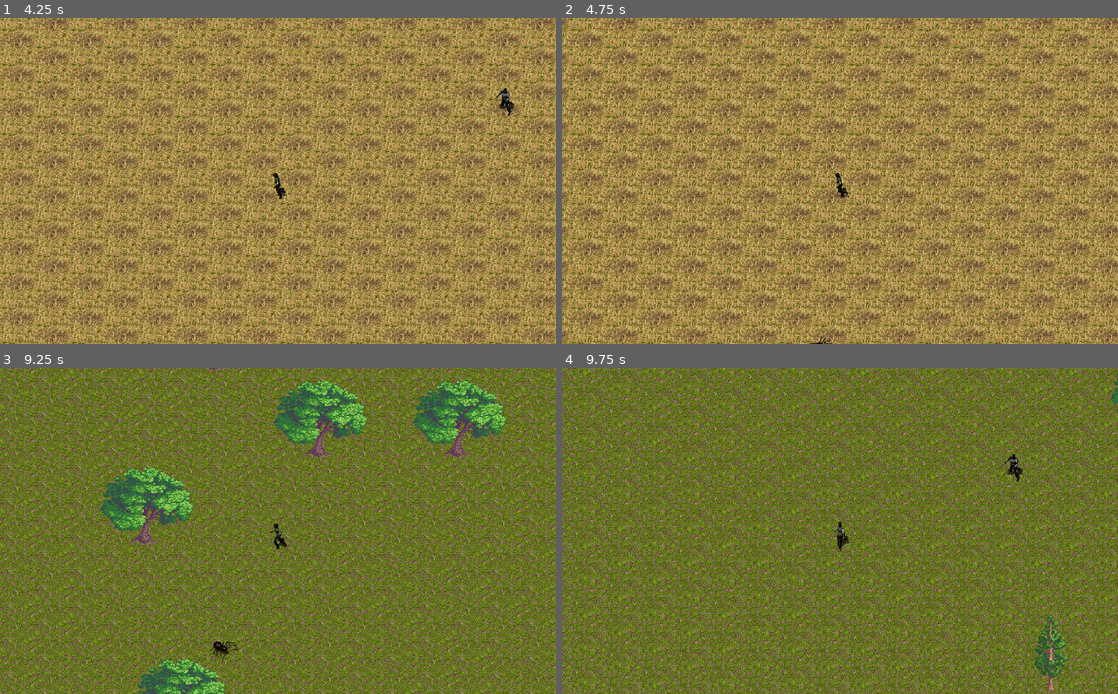
Above: before the commit, frames 1-4 (two rows, left to right).
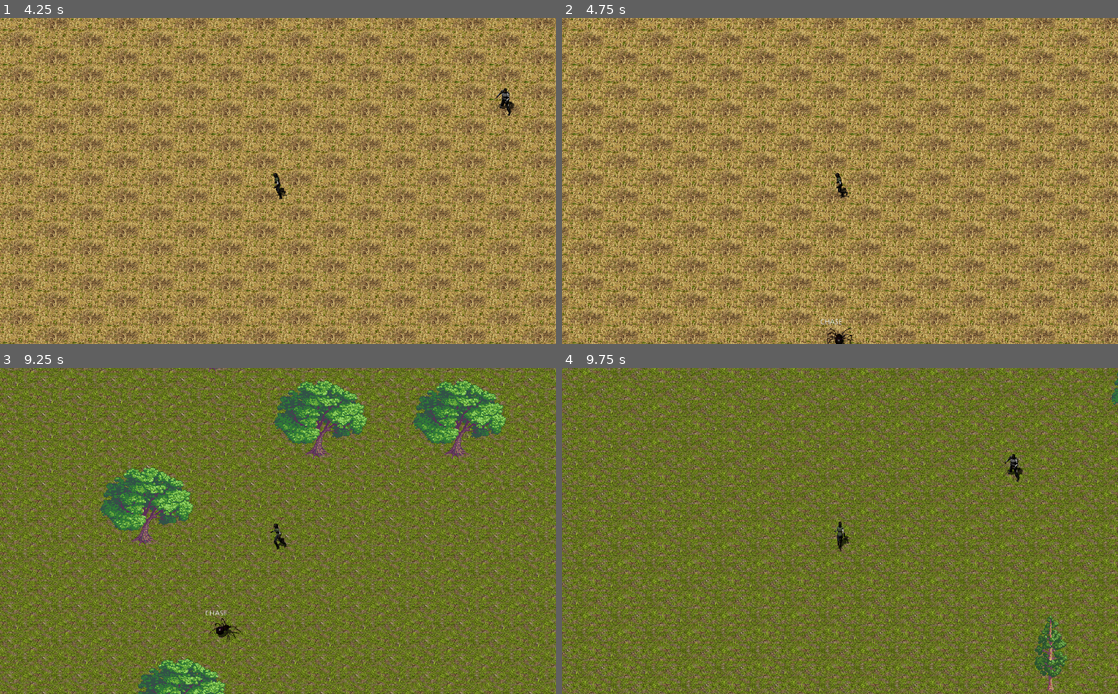
Above: after the commit, the same moments.

Repository: b-irsigler/komtur
Game: Godot game, scene res://WorldGenerator.tscn
Two runs of this game, one before a commit and one after it. Both use one fixed random seed, a clock stepped at 60 frames per second and the inputs below.
Inputs (mouse positions are in pixels of both pictures, inside the frame that each line leads up to):
- Up to frame 1 (4.25 s): tap Enter at 0.5 s; move the mouse to (400, 164) at 0.52 s; hold Right (move_right) 0.53-1.28 s; hold N (new_world) 0.53-1.28 s; click (400, 164) at 0.77 s; move the mouse to (166, 197) at 1.27 s; hold Down (move_down) 1.28-2.03 s; tap R (run) at 1.35, 2.85 s; click (166, 197) at 1.52 s; move the mouse to (333, 109) at 2.02 s; hold Right (move_right) 2.03-2.78 s; hold N (new_world) 2.03-2.78 s; move the mouse to (250, 246) at 2.77 s; hold Up (move_up) 2.78-3.53 s; click (250, 246) at 3.02 s; move the mouse to (444, 229) at 3.52 s; hold Left (move_left) from 3.53 s (still down); hold N (new_world) from 3.53 s (still down); click (444, 229) at 3.77 s
- Up to frame 2 (4.75 s): keep holding Left (move_left); move the mouse to (673, 132) at 4.27 s; release N (new_world) at 4.28 s; tap R (run) at 4.35 s; click (673, 132) at 4.52 s
- Up to frame 3 (9.25 s): move the mouse to (305, 531) at 5.02 s; release Left (move_left) at 5.03 s; hold Down (move_down) 5.03-5.78 s; hold N (new_world) 5.03-5.78 s; move the mouse to (194, 449) at 5.77 s; hold Right (move_right) 5.78-6.53 s; tap R (run) at 5.85, 7.35, 8.85 s; click (194, 449) at 6.02 s; move the mouse to (400, 514) at 6.52 s; hold Up (move_up) 6.53-7.28 s; hold N (new_world) 6.53-7.28 s; click (400, 514) at 6.77 s; move the mouse to (166, 547) at 7.27 s; hold Right (move_right) 7.28-8.03 s; click (166, 547) at 7.52 s; move the mouse to (333, 459) at 8.02 s; hold Down (move_down) 8.03-8.78 s; hold N (new_world) 8.03-8.78 s; move the mouse to (250, 596) at 8.77 s; hold Left (move_left) from 8.78 s (still down); click (250, 596) at 9.02 s
- Up to frame 4 (9.75 s): move the mouse to (1006, 579) at 9.52 s; release Left (move_left) at 9.53 s; hold Up (move_up) from 9.53 s (still down); hold N (new_world) from 9.53 s (still down)

Frame 1 is identical in both runs. In frame 2, 0.2% of the frame differs, in the area x 44-53%, y 92-100%; in frame 3, 0.3%, in the area x 37-44%, y 74-90%; in frame 4, nothing differs.

Commit message:
chase, attack and cooldown for spinne
added chase, attack and cooldown modes for spinne.
Spinne enters chase state when player enters ChaseArea and attack state when player enters AttackArea. After attack, Spinne goes into cooldown
Spinne has a debug label showing it's current state

Diff:
--- a/game/scenes/Spinne.gd
+++ b/game/scenes/Spinne.gd
@@ -1,24 +1,25 @@
 extends KinematicBody2D
 
-const MOTION_SPEED = 120 # Pixels/second.
-const RUN_MULT = 10
-const max_return_counter = 10
+const MOTION_SPEED = 130 # Pixels/second.
 
 onready var world = get_parent()
 onready var animationPlayer = $AnimationPlayer
 onready var animationTree = $AnimationTree
-onready var timer = $Timer
+onready var timerSC = $TimerStateChange
+onready var timerCD = $TimerCooldown
 onready var music = $MusicSpinne
+onready var debug = $DebugLabel
 onready var animationState = animationTree.get("parameters/playback")
 
 var rng = RandomNumberGenerator.new()
 var current_state = State.IDLE
 var motion = Vector2(rng_direction(), rng_direction())
 var return_counter = 0
+var player = null
 
 func rng_direction():
 	return rng.randf() - .5
-enum State {IDLE, WALK, NEW_DIRECTION}
+enum State {IDLE, WALK, NEW_DIRECTION, CHASE, ATTACK, COOLDOWN}
 
 func _physics_process(_delta):
 	match current_state:
@@ -29,6 +30,20 @@
 		State.NEW_DIRECTION:
 			motion = Vector2(rng_direction(), rng_direction())
 			current_state = State.WALK
+		State.CHASE:
+			if player == null:
+				timerRndState()
+			else:
+				motion = position.direction_to(player.position)
+				walk(motion)
+		State.ATTACK:
+			#make awesome attack!
+			current_state = State.COOLDOWN
+			timerCD.wait_time = 30
+			timerCD.start()
+		State.COOLDOWN:
+			pass
+	debug.text = State.keys()[current_state]
 
 func walk(motion):
 	animationTree.set("parameters/Idle/blend_position", motion.normalized())
@@ -37,12 +52,41 @@
 	motion = motion.normalized() * MOTION_SPEED
 	move_and_slide(motion)
 
-func _on_Timer_timeout():
-	timer.wait_time = 1
-	current_state = randi() % State.size()
+func timerRndState():
+	timerSC.wait_time = 1
+	current_state = rng.randi_range(0,2)
+	timerSC.start()
 
 func _on_VisibilityNotifier2D_screen_entered():
 	music.volume_db = 0
 
 func _on_VisibilityNotifier2D_screen_exited():
 	music.volume_db = -5
+
+func _on_ChaseArea_Spinne_body_entered(body):
+	if player == null and body.name == "Christine":
+		player = body
+		current_state = State.CHASE
+
+func _on_ChaseArea_Spinne_body_exited(body):
+	if player != null:
+		player = null
+		timerRndState()
+
+func _on_AttackArea_Spinne_body_entered(body):
+	if body.name == "Christine":
+		current_state = State.ATTACK
+
+func _on_AttackArea_Spinne_body_exited(body):
+	if body.name == "Christine" and current_state != State.COOLDOWN:
+		current_state = State.CHASE
+
+func _on_TimerCooldown_timeout():
+	if player == null:
+		timerRndState()
+	else:
+		current_state = State.CHASE
+
+func _on_TimerStateChange_timeout():
+	if player == null or current_state == State.COOLDOWN:
+		timerRndState()
--- a/game/scenes/Spinne.tscn
+++ b/game/scenes/Spinne.tscn
@@ -1,10 +1,11 @@
-[gd_scene load_steps=53 format=2]
+[gd_scene load_steps=55 format=2]
 
 [ext_resource path="res://scenes/Spinne.gd" type="Script" id=1]
 [ext_resource path="res://resources/assets/characters/Spinne.png" type="Texture" id=2]
 [ext_resource path="res://resources/assets/music/Spinne.mp3" type="AudioStream" id=3]
 
-[sub_resource type="CapsuleShape2D" id=88]
+[sub_resource type="CircleShape2D" id=88]
+radius = 10.0154
 
 [sub_resource type="AnimationNodeAnimation" id=45]
 animation = "IdleLeft"
@@ -546,6 +547,12 @@
 "values": [ Vector2( 4, 2 ), Vector2( 5, 2 ), Vector2( 6, 2 ), Vector2( 7, 2 ), Vector2( 8, 2 ), Vector2( 9, 2 ), Vector2( 10, 2 ), Vector2( 11, 2 ) ]
 }
 
+[sub_resource type="CircleShape2D" id=89]
+radius = 465.155
+
+[sub_resource type="CircleShape2D" id=90]
+radius = 60.0
+
 [node name="Spinne" type="KinematicBody2D"]
 script = ExtResource( 1 )
 
@@ -558,6 +565,7 @@
 
 [node name="CollisionShape2D" type="CollisionShape2D" parent="."]
 rotation = 1.5708
+scale = Vector2( 1.8, 1.8 )
 shape = SubResource( 88 )
 
 [node name="AnimationTree" type="AnimationTree" parent="."]
@@ -569,8 +577,11 @@
 parameters/Run/blend_position = Vector2( -0.00172412, 0.0722544 )
 parameters/stop/blend_position = Vector2( 0, 0 )
 
-[node name="Timer" type="Timer" parent="."]
-autostart = true
+[node name="TimerStateChange" type="Timer" parent="."]
+one_shot = true
+
+[node name="TimerCooldown" type="Timer" parent="."]
+one_shot = true
 
 [node name="AnimationPlayer" type="AnimationPlayer" parent="."]
 playback_speed = 0.5
@@ -610,6 +621,28 @@
 
 [node name="VisibilityNotifier2D" type="VisibilityNotifier2D" parent="."]
 
-[connection signal="timeout" from="Timer" to="." method="_on_Timer_timeout"]
+[node name="ChaseArea_Spinne" type="Area2D" parent="."]
+
+[node name="ChaseShape_Spinne" type="CollisionShape2D" parent="ChaseArea_Spinne"]
+shape = SubResource( 89 )
+
+[node name="AttackArea_Spinne" type="Area2D" parent="."]
+
+[node name="AttackShape_Spinne" type="CollisionShape2D" parent="AttackArea_Spinne"]
+shape = SubResource( 90 )
+
+[node name="DebugLabel" type="Label" parent="."]
+margin_left = -35.0
+margin_top = -39.0
+margin_right = 36.0
+margin_bottom = -25.0
+
+[connection signal="timeout" from="TimerStateChange" to="." method="_on_Timer_timeout"]
+[connection signal="timeout" from="TimerStateChange" to="." method="_on_TimerStateChange_timeout"]
+[connection signal="timeout" from="TimerCooldown" to="." method="_on_TimerCooldown_timeout"]
 [connection signal="screen_entered" from="VisibilityNotifier2D" to="." method="_on_VisibilityNotifier2D_screen_entered"]
 [connection signal="screen_exited" from="VisibilityNotifier2D" to="." method="_on_VisibilityNotifier2D_screen_exited"]
+[connection signal="body_entered" from="ChaseArea_Spinne" to="." method="_on_ChaseArea_Spinne_body_entered"]
+[connection signal="body_exited" from="ChaseArea_Spinne" to="." method="_on_ChaseArea_Spinne_body_exited"]
+[connection signal="body_entered" from="AttackArea_Spinne" to="." method="_on_AttackArea_Spinne_body_entered"]
+[connection signal="body_exited" from="AttackArea_Spinne" to="." method="_on_AttackArea_Spinne_body_exited"]
